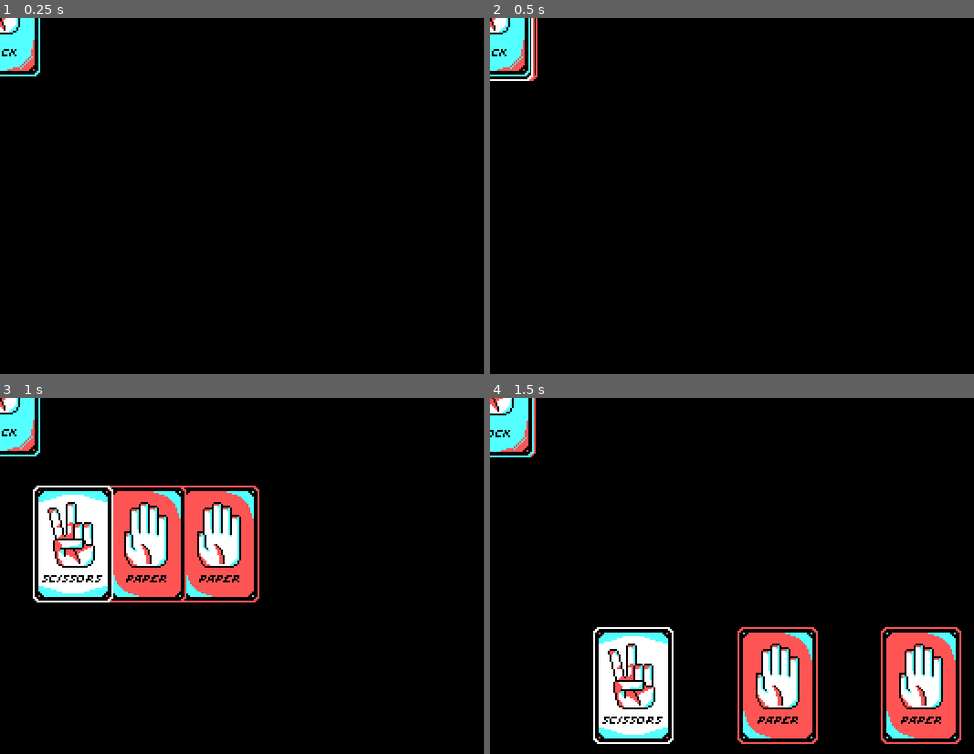
Above: before the commit, frames 1-4 (two rows, left to right).
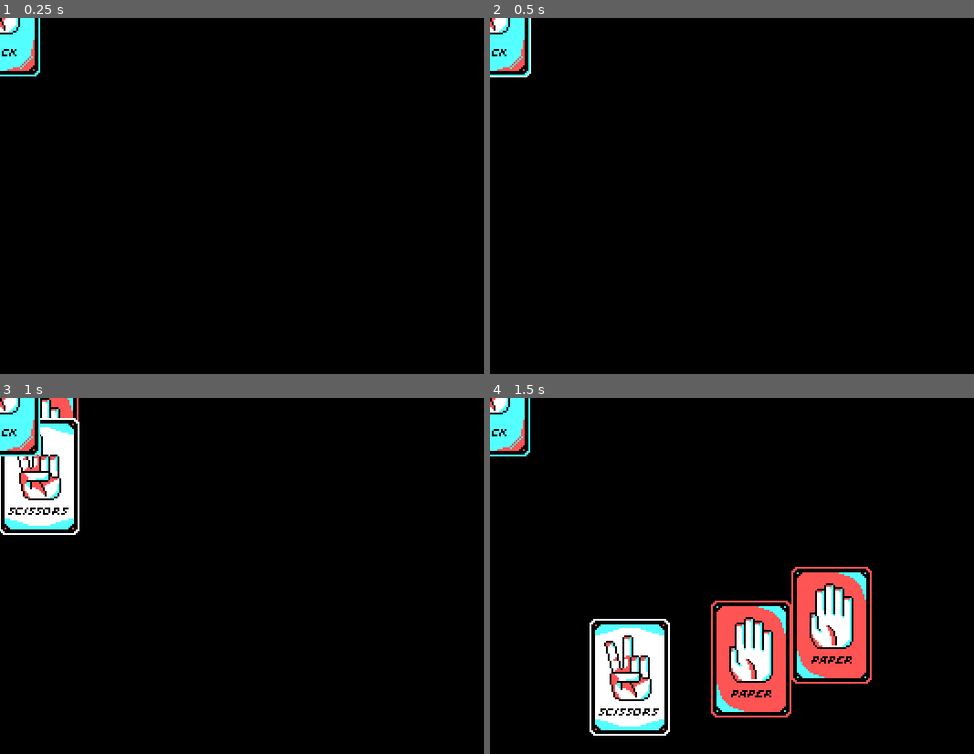
Above: after the commit, the same moments.

Repository: enunezs/EC2020GameJam
Game: Godot game, scene res://Game.tscn
The game is run twice, just before and just after one commit, with the same random seed, the same clock (stepped at 60 frames per second) and the same inputs. The project has no main scene, so this scene is started directly.
Inputs (mouse positions are in pixels of both pictures, inside the frame that each line leads up to):
- Up to frame 1 (0.25 s): no input
- Up to frame 2 (0.5 s): no input
- Up to frame 3 (1 s): move the mouse to (4, 401) at 0.52 s; click (4, 401) at 0.67 s
- Up to frame 4 (1.5 s): move the mouse to (490, 398) at 1.27 s; click (490, 398) at 1.42 s

Frame 1 is identical in both runs. In frame 2, 0.3% of the frame differs, in the area x 0-10%, y 0-18%; in frame 3, 15%; in frame 4, 18%, in the area x 0-98%, y 0-98%.

Commit message:
Card shuffling complete

Diff:
--- a/Cards/CardBase.gd
+++ b/Cards/CardBase.gd
@@ -7,10 +7,13 @@
 enum NamedEnum {ROCK = 1, PAPER =2, SCISSORS = 3}
 export(NamedEnum) var card_type = 1
 
+export(Texture) onready var back_texture
 
 export(Texture) onready var rock_texture
 export(Texture) onready var paper_texture
 export(Texture) onready var scissors_texture
+
+var facing_up = true #Showing type by default
 
 #onready var rock_texture
 #onready var paper_texture
@@ -66,11 +69,28 @@
 	print(position)
 	print(target)
 	tween.start()
+
+	yield(tween, "tween_completed")
 	#position=target
 
-func flip_card():
+
+func face_up():
+	facing_up = true
+	$AnimationPlayer.play("Flip")
+	#flip_texture()
 
 	pass
 
+func face_down():
+	facing_up = false
+	$AnimationPlayer.play("Flip")
+	#flip_texture()
+
+func flip_texture():
+	if facing_up:
+		set_cardtype(card_type)
+	else:
+		n_sprite.set_texture(back_texture)
+	pass
 
 #TODO ON HOVER
--- a/Cards/CardBase.tscn
+++ b/Cards/CardBase.tscn
@@ -1,23 +1,75 @@
-[gd_scene load_steps=6 format=2]
+[gd_scene load_steps=9 format=2]
 
 [ext_resource path="res://Cards/Sprites/Card_Rock-1.png.png" type="Texture" id=1]
 [ext_resource path="res://Cards/CardBase.gd" type="Script" id=2]
 [ext_resource path="res://Cards/Sprites/Card_Paper-1.png.png" type="Texture" id=3]
-[ext_resource path="res://Cards/Sprites/Card_Scissors-1.png" type="Texture" id=4]
+[ext_resource path="res://Cards/Sprites/Card_01-1.png.png" type="Texture" id=4]
+[ext_resource path="res://Cards/Sprites/Card_Scissors-1.png" type="Texture" id=5]
 
 [sub_resource type="RectangleShape2D" id=1]
 extents = Vector2( 21, 31 )
 
+[sub_resource type="Animation" id=2]
+resource_name = "Flip"
+length = 0.6
+tracks/0/type = "value"
+tracks/0/path = NodePath("Sprite:scale")
+tracks/0/interp = 2
+tracks/0/loop_wrap = true
+tracks/0/imported = false
+tracks/0/enabled = true
+tracks/0/keys = {
+"times": PoolRealArray( 0, 0.3, 0.6 ),
+"transitions": PoolRealArray( 1, 1, 1 ),
+"update": 0,
+"values": [ Vector2( 1, 1 ), Vector2( 0, 1 ), Vector2( 1, 1 ) ]
+}
+tracks/1/type = "method"
+tracks/1/path = NodePath(".")
+tracks/1/interp = 1
+tracks/1/loop_wrap = true
+tracks/1/imported = false
+tracks/1/enabled = true
+tracks/1/keys = {
+"times": PoolRealArray( 0.3 ),
+"transitions": PoolRealArray( 1 ),
+"values": [ {
+"args": [  ],
+"method": "flip_texture"
+} ]
+}
+
+[sub_resource type="Animation" id=3]
+resource_name = "Idle"
+length = 0.1
+tracks/0/type = "value"
+tracks/0/path = NodePath("Sprite:scale")
+tracks/0/interp = 1
+tracks/0/loop_wrap = true
+tracks/0/imported = false
+tracks/0/enabled = true
+tracks/0/keys = {
+"times": PoolRealArray( 0 ),
+"transitions": PoolRealArray( 1 ),
+"update": 0,
+"values": [ Vector2( 1, 1 ) ]
+}
+
 [node name="CardBase" type="Area2D"]
 script = ExtResource( 2 )
+back_texture = ExtResource( 4 )
 rock_texture = ExtResource( 1 )
 paper_texture = ExtResource( 3 )
-scissors_texture = ExtResource( 4 )
+scissors_texture = ExtResource( 5 )
 
 [node name="Sprite" type="Sprite" parent="."]
-texture = ExtResource( 1 )
+texture = ExtResource( 4 )
 
 [node name="CollisionShape2D" type="CollisionShape2D" parent="."]
 shape = SubResource( 1 )
 
 [node name="Tween" type="Tween" parent="."]
+
+[node name="AnimationPlayer" type="AnimationPlayer" parent="."]
+anims/Flip = SubResource( 2 )
+anims/Idle = SubResource( 3 )
--- a/MainGame.gd
+++ b/MainGame.gd
@@ -28,8 +28,13 @@
 var discard_pile
 
 enum {ROCK=1, PAPER=2, SCISSORS=3}
-
 enum {WIN=1, LOSE=2, DRAW=3}
+enum {PLAYER=1, CPU=2}
+enum {UP, DOWN}
+
+var cpu_card
+var player_card
+var is_playing =false
 
 # Called when the node enters the scene tree for the first time.
 func _ready():
@@ -39,14 +44,19 @@
 	basic_card = load("res://Cards/CardBase.tscn")
 
 	#Start new game
-	start_game()
-
-	pass # Replace with function body.
-
-
-func start_game():
-
-
+	#game_setup()
+
+	yield(game_setup(), "completed")
+
+	yield(get_tree().create_timer(2.0), "timeout")
+
+	is_playing = true
+	play_game()
+
+
+func game_setup():
+
+	is_playing = false
 	#Generate cards from intial settings and split
 	generate_deck(deck_rock, deck_paper, deck_scissors)
 
@@ -56,20 +66,52 @@
 	print(main_deck)
 
 
-	print("Player deck: ")
-	print(player_deck)
-
-	print("CPU deck: ")
-	print(cpu_deck)
-
-
 	#Arrange cards
 
 	#TODO: CARDS ON START PILE
 
-	arrange_cards()
-
-	pass
+	arrange_cards() #NICE
+
+	yield(get_tree().create_timer(5.0), "timeout")
+
+	#flip CPU cards
+	flip_cards(cpu_deck, DOWN)
+
+
+	#TODO: CPU picks card
+	#Start the game proper
+
+
+	#for loop?
+
+	return
+
+func play_game():
+
+	#check result
+
+
+	#update screens
+
+
+	# if still playing cpu makes next move
+
+	#while(len(player_deck)>0):
+
+	#CPU pick
+	cpu_card = CPU_pick()
+	#Move card to center
+	cpu_card.move_to(n_start_cards.position)
+
+
+
+func CPU_pick():
+	#Just pick at random
+	var index = randi() % cpu_deck.size()
+	var card = cpu_deck[index]
+	cpu_deck.remove(index)
+
+	return card
 
 
 func generate_random_deck(size):
@@ -163,7 +205,7 @@
 
 	for n_card in len(player_deck):
 		var pos = Vector2(start.x + n_card*(card_length+spacing), start.y)
-		print(pos)
+		yield(get_tree().create_timer(0.1), "timeout")
 		player_deck[n_card].move_to(pos)
 
 	length = (len(cpu_deck)-1)*(spacing+card_length)
@@ -173,9 +215,17 @@
 	yield(get_tree().create_timer(1.0), "timeout")
 	for n_card in len(cpu_deck):
 		var pos = Vector2(start.x + n_card*(card_length+spacing), start.y)
-		print(pos)
+		yield(get_tree().create_timer(0.1), "timeout")
 		cpu_deck[n_card].move_to(pos)
 
-
-
 	pass
+
+
+func flip_cards(deck ,dir):
+
+	for n_card in deck:
+		if dir == UP:
+			n_card.face_up()
+		if dir == DOWN:
+			n_card.face_down()
+		yield(get_tree().create_timer(0.2), "timeout")
Binary file removed: Cards/Sprites/Card_01.png
Not shown, removed: Cards/Sprites/Card_01.png.import
